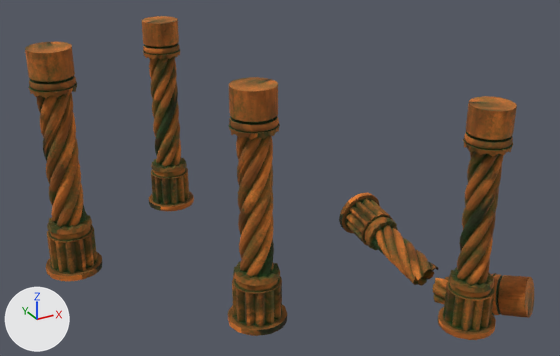
The glTF model front/public/models/Column/Column.glb, before and after one commit.
Camera for both pictures: a 50 mm camera at (-12.5, -20.08, 9.36) aimed at (-6.25, -8.71, 3.67). The lights are fixed; the arrows at lower left show +X, +Y and +Z. Where no turn or scale is listed for an object, it has been applied to the vertices.

In view in the first picture: 'Column_0', 'Column_1', 'Column_2', 'Column_3', 'Column_4'.
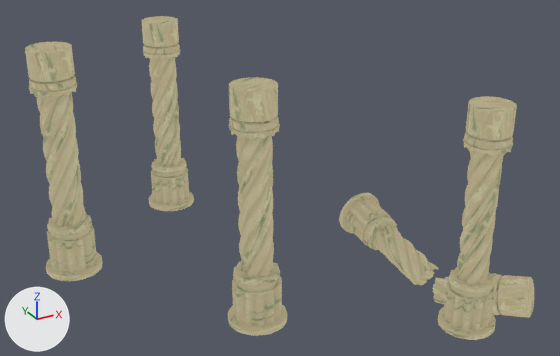
Pixel boxes [x1, y1, x2, y2] of what changed, in the pictures (560 x 356 px):
```json
{"object": "Column_2", "change": "surface changed", "before": [228, 77, 287, 336], "after": [228, 77, 287, 336], "on screen": "brown to beige"}
{"object": "Column_1", "change": "surface changed", "before": [438, 96, 517, 340], "after": [438, 96, 517, 340], "on screen": "brown to beige"}
{"object": "Column_3", "change": "surface changed", "before": [25, 42, 103, 281], "after": [25, 42, 103, 281], "on screen": "brown to beige"}
{"object": "Column_4", "change": "surface changed", "before": [142, 16, 194, 211], "after": [142, 16, 194, 211], "on screen": "brown to beige"}
{"object": "Column_0", "change": "surface changed", "before": [339, 193, 534, 318], "after": [339, 193, 534, 318], "on screen": "brown to beige"}
```

Edits to the scene script, one JSON object a line:
```json
{"op": "add", "block": "img_column", "code": ["img_column = load_image('Column', '_unpacked/Column', 1024, 1024, 'sRGB')"]}
{"block": "mat_base_color", "change": "nodes: BsdfPrincipled, NormalMap, OutputMaterial, SeparateColor, TexImage x3"}
{"block": "mat_base_color", "change": "uses the picture img_1001_basecolor"}
{"block": "mat_base_color", "change": "uses the picture img_1001_metallic_1001_roughness"}
{"block": "mat_base_color", "change": "uses the picture img_1001_normal"}
{"block": "mat_base_color", "change": "nodes: BsdfTransparent, Emission, LightPath, MixShader, OutputMaterial, TexImage"}
{"block": "mat_base_color", "change": "uses the picture img_column"}
```
